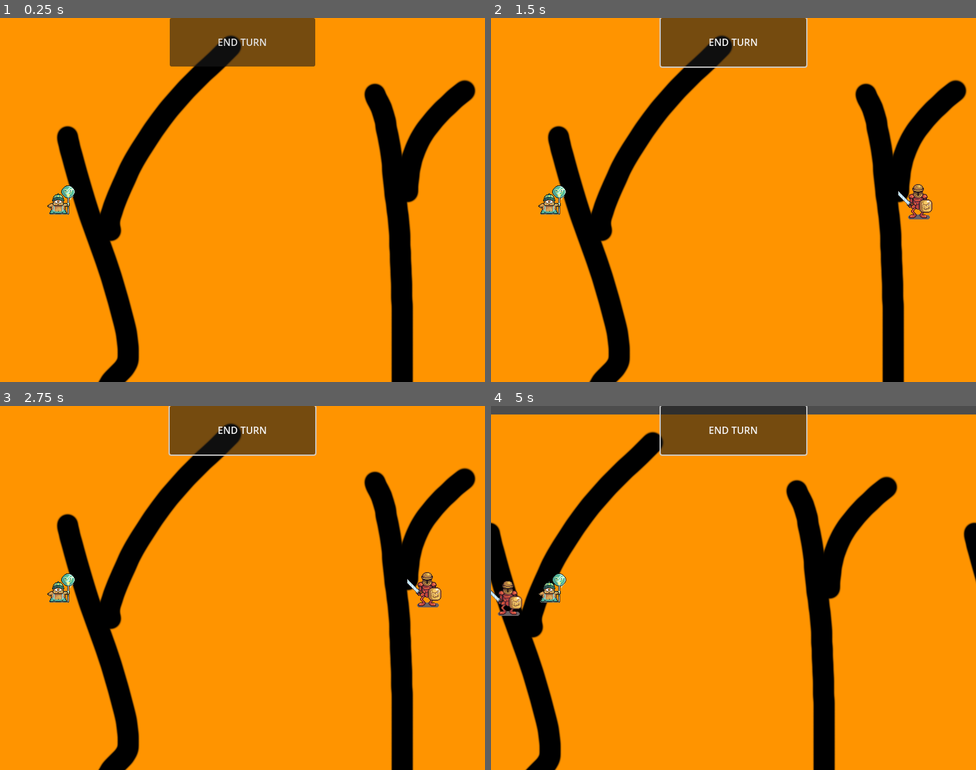
Above: before the commit, frames 1-4 (two rows, left to right).
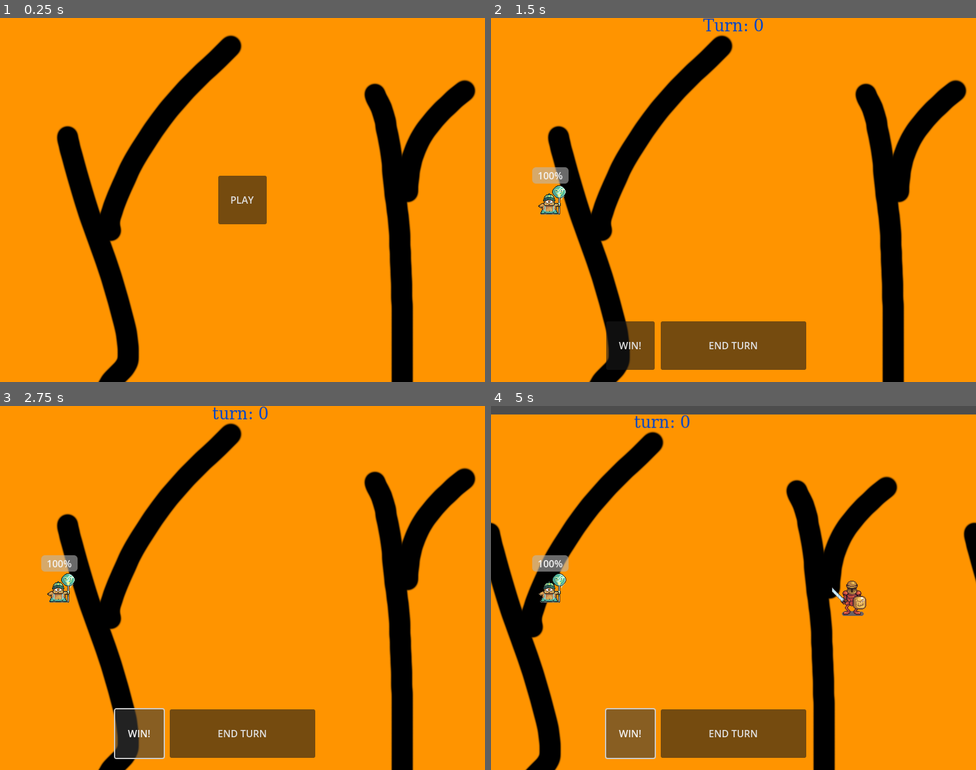
Above: after the commit, the same moments.

Repository: Someonedonthelpme/asomegame
Game: Godot game, scene res://scr.tscn
The game is run twice, just before and just after one commit, with the same random seed, the same clock (stepped at 60 frames per second) and the same inputs.
Inputs (mouse positions are in pixels of both pictures, inside the frame that each line leads up to):
- Up to frame 1 (0.25 s): no input
- Up to frame 2 (1.5 s): click (733, 43) at 0.5 s, where only the run before the commit has a clickable "END TURN"; click (733, 200) at 1.25 s, where only the run after the commit has a clickable "PLAY"
- Up to frame 3 (2.75 s): click (140, 733) at 2 s, where only the run after the commit has a clickable "WIN!"
- Up to frame 4 (5 s): tap Enter at 2.75 s; hold Right (ui_right) 2.78-4.28 s; tap Up (ui_up) at 3.02, 3.77 s; hold Left (ui_left) from 4.28 s (still down)

The runs differ from the first frame. In frame 1, 5.2% of the frame differs, in the area x 9-65%, y 0-57%; in frame 2, 9.3%; in frame 3, 9.9%; in frame 4, 11%, in the area x 0-78%, y 0-97%.

Commit message:
0.0.1 patch
add play button, hp bar, basic turn system, add debug win for skipping game play.

Diff:
--- /dev/null
+++ b/game/enemy.gd
@@ -0,0 +1,4 @@
+extends CharacterBody2D
+
+@export var walkperturn = 1
+@export var damage = 1
--- a/game/enemy.tscn
+++ b/game/enemy.tscn
@@ -1,8 +1,10 @@
-[gd_scene load_steps=2 format=3 uid="uid://bobd8yqqwgsk8"]
+[gd_scene load_steps=3 format=3 uid="uid://bobd8yqqwgsk8"]
 
+[ext_resource type="Script" path="res://enemy.gd" id="1_bbqjr"]
 [ext_resource type="Texture2D" uid="uid://dfs85sjllsr8u" path="res://access/Fantasy Battlers - Free/Original size/09b.png" id="1_sb3ra"]
 
 [node name="enemy" type="CharacterBody2D"]
+script = ExtResource("1_bbqjr")
 
 [node name="Sprite2D" type="Sprite2D" parent="."]
 texture = ExtResource("1_sb3ra")
--- a/game/player.gd
+++ b/game/player.gd
@@ -1,5 +1,19 @@
 extends CharacterBody2D
+
+@onready var _hp = $ProgressBar
 
 func _physics_process(_delta):
 	velocity = Input.get_vector("ui_left", "ui_right", "ui_up", "ui_down") * 150
 	move_and_slide()
+
+@export var max_hp = 5
+
+var hp: float = 5:
+	set(value):
+		hp = value
+		update_progress()
+func update_progress():
+	_hp.value = (hp / max_hp) * 100
+
+func take_damage(value):
+	hp -= value
--- a/game/player.tscn
+++ b/game/player.tscn
@@ -7,6 +7,13 @@
 motion_mode = 1
 script = ExtResource("1_20aan")
 
+[node name="ProgressBar" type="ProgressBar" parent="."]
+offset_left = -32.0
+offset_top = -54.0
+offset_right = 28.0
+offset_bottom = -27.0
+value = 100.0
+
 [node name="Sprite2D" type="Sprite2D" parent="."]
 texture = ExtResource("2_2bnfx")
 
--- /dev/null
+++ b/game/scene.gd
@@ -0,0 +1,11 @@
+extends Node2D
+
+
+# Called when the node enters the scene tree for the first time.
+func _ready():
+	pass # Replace with function body.
+
+
+# Called every frame. 'delta' is the elapsed time since the previous frame.
+func _process(delta):
+	pass
--- /dev/null
+++ b/game/scene.tscn
@@ -0,0 +1,33 @@
+[gd_scene load_steps=4 format=3 uid="uid://cvgewf4qmh6ex"]
+
+[ext_resource type="Texture2D" uid="uid://bxyam0vdgjglf" path="res://access/blank.png" id="1_rdleo"]
+[ext_resource type="Script" path="res://scene.gd" id="1_s2wlb"]
+[ext_resource type="Texture2D" uid="uid://ymok7mbul08f" path="res://access/tree.png" id="2_1lkx8"]
+
+[node name="scene" type="Node2D"]
+script = ExtResource("1_s2wlb")
+
+[node name="ParallaxBackground" type="ParallaxBackground" parent="."]
+
+[node name="bg01" type="ParallaxLayer" parent="ParallaxBackground"]
+texture_filter = 1
+motion_scale = Vector2(0, 1)
+motion_offset = Vector2(400, 0)
+
+[node name="Sprite2D" type="Sprite2D" parent="ParallaxBackground/bg01"]
+texture = ExtResource("1_rdleo")
+
+[node name="tree" type="ParallaxLayer" parent="ParallaxBackground"]
+texture_filter = 1
+motion_mirroring = Vector2(1600, 0)
+
+[node name="Sprite2D" type="Sprite2D" parent="ParallaxBackground/tree"]
+texture = ExtResource("2_1lkx8")
+
+[node name="tree2" type="ParallaxLayer" parent="ParallaxBackground"]
+texture_filter = 1
+position = Vector2(800, 0)
+motion_mirroring = Vector2(1600, 0)
+
+[node name="Sprite2D" type="Sprite2D" parent="ParallaxBackground/tree2"]
+texture = ExtResource("2_1lkx8")
--- a/game/scr.gd
+++ b/game/scr.gd
@@ -1,15 +1,71 @@
 extends Node2D
 @onready var _enemy = $enemy
 @onready var _player = $player
-@export var global_speed = 225
+@onready var _turnbox = $turnbox
+@export var global_speed = 200
+var text = 0
+var nowturn = 1
+var enemy_flag: bool = true
+
+func _ready():
+	_player.hide()
+	_enemy.hide()
+	_turnbox.hide()
+	$CanvasLayer.hide()
+
 func _on_endturn_pressed():
 	var x = _player.get_position()
 	var y = _enemy.get_position()
 
+
 	if y.x-x.x > 600:
 		_enemy.set_position(x + Vector2(600, 0))
+		print(_enemy.get_position())
 	else:
-		call_enemy(global_speed)
-func call_enemy(speed):
-	_enemy.velocity = Vector2(-150, 0) * speed
-	_enemy.move_and_slide()
+		turn(x, nowturn)
+		print(_enemy.get_position())
+	nowturn += 1
+
+func _on_debug_pressed():
+	enemy_flag = false
+	turn(_player.get_position(), 0)
+	enemy_flag = true
+
+
+
+func turn(player, now):
+	if enemy_flag == false:
+		walking(player)
+	elif now <= 4:
+		_enemy.set_position(player + Vector2(600-now*140, 0))
+	else:
+		_enemy.set_position(player + Vector2(600, 0))
+		_player.take_damage(1)
+		nowturn = 0
+	updateturnbox()
+
+func updateturnbox():
+	if enemy_flag == true:
+		text += 1
+	else:
+		text = 0
+	_turnbox.text = "turn: %d" % [text]
+
+func walking(player):
+	_enemy.set_position(player + Vector2(600, 1200))
+	await get_tree().create_timer(2).timeout
+	_enemy.set_position(player + Vector2(600, 0))
+#func _physics_process(delta):
+#	_enemy.velocity = (_player.position-_enemy.position).normalized() * 150
+#	_enemy.move_and_slide()
+
+
+
+func _on_play_pressed():
+	_player.show()
+	_enemy.show()
+	_turnbox.show()
+	$CanvasLayer.show()
+	$play.hide()
+	await get_tree().create_timer(1.5).timeout
+	_enemy.set_position(_player.get_position() + Vector2(600, 0))
--- a/game/scr.tscn
+++ b/game/scr.tscn
@@ -1,38 +1,226 @@
-[gd_scene load_steps=6 format=3 uid="uid://02vr7c63b3rv"]
+[gd_scene load_steps=7 format=3 uid="uid://02vr7c63b3rv"]
 
 [ext_resource type="Script" path="res://scr.gd" id="1_k5tts"]
-[ext_resource type="Texture2D" uid="uid://ymok7mbul08f" path="res://access/tree.png" id="3_ga271"]
+[ext_resource type="PackedScene" uid="uid://cvgewf4qmh6ex" path="res://scene.tscn" id="2_xchac"]
 [ext_resource type="PackedScene" uid="uid://di73bxq185bmw" path="res://player.tscn" id="3_uu3bo"]
-[ext_resource type="Texture2D" uid="uid://bxyam0vdgjglf" path="res://access/blank.png" id="4_4umgc"]
 [ext_resource type="PackedScene" uid="uid://bobd8yqqwgsk8" path="res://enemy.tscn" id="5_a0tkp"]
+
+[sub_resource type="FontFile" id="FontFile_j6v3s"]
+cache/0/16/0/ascent = 0.0
+cache/0/16/0/descent = 0.0
+cache/0/16/0/underline_position = 0.0
+cache/0/16/0/underline_thickness = 0.0
+cache/0/16/0/scale = 1.0
+cache/0/16/0/kerning_overrides/16/0 = Vector2(0, 0)
+cache/0/16/0/kerning_overrides/17/0 = Vector2(0, 0)
+cache/0/16/0/kerning_overrides/18/0 = Vector2(0, 0)
+cache/0/16/0/kerning_overrides/19/0 = Vector2(0, 0)
+cache/0/16/0/kerning_overrides/20/0 = Vector2(0, 0)
+cache/0/16/0/kerning_overrides/21/0 = Vector2(0, 0)
+cache/0/16/0/kerning_overrides/22/0 = Vector2(0, 0)
+cache/0/16/0/kerning_overrides/23/0 = Vector2(0, 0)
+cache/0/16/0/kerning_overrides/24/0 = Vector2(0, 0)
+cache/0/16/0/kerning_overrides/25/0 = Vector2(0, 0)
+cache/0/16/0/kerning_overrides/26/0 = Vector2(0, 0)
+cache/0/16/0/kerning_overrides/27/0 = Vector2(0, 0)
+cache/0/17/0/ascent = 0.0
+cache/0/17/0/descent = 0.0
+cache/0/17/0/underline_position = 0.0
+cache/0/17/0/underline_thickness = 0.0
+cache/0/17/0/scale = 1.0
+cache/0/17/0/kerning_overrides/16/0 = Vector2(0, 0)
+cache/0/17/0/kerning_overrides/17/0 = Vector2(0, 0)
+cache/0/17/0/kerning_overrides/18/0 = Vector2(0, 0)
+cache/0/17/0/kerning_overrides/19/0 = Vector2(0, 0)
+cache/0/17/0/kerning_overrides/20/0 = Vector2(0, 0)
+cache/0/17/0/kerning_overrides/21/0 = Vector2(0, 0)
+cache/0/17/0/kerning_overrides/22/0 = Vector2(0, 0)
+cache/0/17/0/kerning_overrides/23/0 = Vector2(0, 0)
+cache/0/17/0/kerning_overrides/24/0 = Vector2(0, 0)
+cache/0/17/0/kerning_overrides/25/0 = Vector2(0, 0)
+cache/0/17/0/kerning_overrides/26/0 = Vector2(0, 0)
+cache/0/17/0/kerning_overrides/27/0 = Vector2(0, 0)
+cache/0/18/0/ascent = 0.0
+cache/0/18/0/descent = 0.0
+cache/0/18/0/underline_position = 0.0
+cache/0/18/0/underline_thickness = 0.0
+cache/0/18/0/scale = 1.0
+cache/0/18/0/kerning_overrides/16/0 = Vector2(0, 0)
+cache/0/18/0/kerning_overrides/17/0 = Vector2(0, 0)
+cache/0/18/0/kerning_overrides/18/0 = Vector2(0, 0)
+cache/0/18/0/kerning_overrides/19/0 = Vector2(0, 0)
+cache/0/18/0/kerning_overrides/20/0 = Vector2(0, 0)
+cache/0/18/0/kerning_overrides/21/0 = Vector2(0, 0)
+cache/0/18/0/kerning_overrides/22/0 = Vector2(0, 0)
+cache/0/18/0/kerning_overrides/23/0 = Vector2(0, 0)
+cache/0/18/0/kerning_overrides/24/0 = Vector2(0, 0)
+cache/0/18/0/kerning_overrides/25/0 = Vector2(0, 0)
+cache/0/18/0/kerning_overrides/26/0 = Vector2(0, 0)
+cache/0/18/0/kerning_overrides/27/0 = Vector2(0, 0)
+cache/0/19/0/ascent = 0.0
+cache/0/19/0/descent = 0.0
+cache/0/19/0/underline_position = 0.0
+cache/0/19/0/underline_thickness = 0.0
+cache/0/19/0/scale = 1.0
+cache/0/19/0/kerning_overrides/16/0 = Vector2(0, 0)
+cache/0/19/0/kerning_overrides/17/0 = Vector2(0, 0)
+cache/0/19/0/kerning_overrides/18/0 = Vector2(0, 0)
+cache/0/19/0/kerning_overrides/19/0 = Vector2(0, 0)
+cache/0/19/0/kerning_overrides/20/0 = Vector2(0, 0)
+cache/0/19/0/kerning_overrides/21/0 = Vector2(0, 0)
+cache/0/19/0/kerning_overrides/22/0 = Vector2(0, 0)
+cache/0/19/0/kerning_overrides/23/0 = Vector2(0, 0)
+cache/0/19/0/kerning_overrides/24/0 = Vector2(0, 0)
+cache/0/19/0/kerning_overrides/25/0 = Vector2(0, 0)
+cache/0/19/0/kerning_overrides/26/0 = Vector2(0, 0)
+cache/0/19/0/kerning_overrides/27/0 = Vector2(0, 0)
+cache/0/20/0/ascent = 0.0
+cache/0/20/0/descent = 0.0
+cache/0/20/0/underline_position = 0.0
+cache/0/20/0/underline_thickness = 0.0
+cache/0/20/0/scale = 1.0
+cache/0/20/0/kerning_overrides/16/0 = Vector2(0, 0)
+cache/0/20/0/kerning_overrides/17/0 = Vector2(0, 0)
+cache/0/20/0/kerning_overrides/18/0 = Vector2(0, 0)
+cache/0/20/0/kerning_overrides/19/0 = Vector2(0, 0)
+cache/0/20/0/kerning_overrides/20/0 = Vector2(0, 0)
+cache/0/20/0/kerning_overrides/21/0 = Vector2(0, 0)
+cache/0/20/0/kerning_overrides/22/0 = Vector2(0, 0)
+cache/0/20/0/kerning_overrides/23/0 = Vector2(0, 0)
+cache/0/20/0/kerning_overrides/24/0 = Vector2(0, 0)
+cache/0/20/0/kerning_overrides/25/0 = Vector2(0, 0)
+cache/0/20/0/kerning_overrides/26/0 = Vector2(0, 0)
+cache/0/20/0/kerning_overrides/27/0 = Vector2(0, 0)
+cache/0/21/0/ascent = 0.0
+cache/0/21/0/descent = 0.0
+cache/0/21/0/underline_position = 0.0
+cache/0/21/0/underline_thickness = 0.0
+cache/0/21/0/scale = 1.0
+cache/0/21/0/kerning_overrides/16/0 = Vector2(0, 0)
+cache/0/21/0/kerning_overrides/17/0 = Vector2(0, 0)
+cache/0/21/0/kerning_overrides/18/0 = Vector2(0, 0)
+cache/0/21/0/kerning_overrides/19/0 = Vector2(0, 0)
+cache/0/21/0/kerning_overrides/20/0 = Vector2(0, 0)
+cache/0/21/0/kerning_overrides/21/0 = Vector2(0, 0)
+cache/0/21/0/kerning_overrides/22/0 = Vector2(0, 0)
+cache/0/21/0/kerning_overrides/23/0 = Vector2(0, 0)
+cache/0/21/0/kerning_overrides/24/0 = Vector2(0, 0)
+cache/0/21/0/kerning_overrides/25/0 = Vector2(0, 0)
+cache/0/21/0/kerning_overrides/26/0 = Vector2(0, 0)
+cache/0/21/0/kerning_overrides/27/0 = Vector2(0, 0)
+cache/0/22/0/ascent = 0.0
+cache/0/22/0/descent = 0.0
+cache/0/22/0/underline_position = 0.0
+cache/0/22/0/underline_thickness = 0.0
+cache/0/22/0/scale = 1.0
+cache/0/22/0/kerning_overrides/16/0 = Vector2(0, 0)
+cache/0/22/0/kerning_overrides/17/0 = Vector2(0, 0)
+cache/0/22/0/kerning_overrides/18/0 = Vector2(0, 0)
+cache/0/22/0/kerning_overrides/19/0 = Vector2(0, 0)
+cache/0/22/0/kerning_overrides/20/0 = Vector2(0, 0)
+cache/0/22/0/kerning_overrides/21/0 = Vector2(0, 0)
+cache/0/22/0/kerning_overrides/22/0 = Vector2(0, 0)
+cache/0/22/0/kerning_overrides/23/0 = Vector2(0, 0)
+cache/0/22/0/kerning_overrides/24/0 = Vector2(0, 0)
+cache/0/22/0/kerning_overrides/25/0 = Vector2(0, 0)
+cache/0/22/0/kerning_overrides/26/0 = Vector2(0, 0)
+cache/0/22/0/kerning_overrides/27/0 = Vector2(0, 0)
+cache/0/23/0/ascent = 0.0
+cache/0/23/0/descent = 0.0
+cache/0/23/0/underline_position = 0.0
+cache/0/23/0/underline_thickness = 0.0
+cache/0/23/0/scale = 1.0
+cache/0/23/0/kerning_overrides/16/0 = Vector2(0, 0)
+cache/0/23/0/kerning_overrides/17/0 = Vector2(0, 0)
+cache/0/23/0/kerning_overrides/18/0 = Vector2(0, 0)
+cache/0/23/0/kerning_overrides/19/0 = Vector2(0, 0)
+cache/0/23/0/kerning_overrides/20/0 = Vector2(0, 0)
+cache/0/23/0/kerning_overrides/21/0 = Vector2(0, 0)
+cache/0/23/0/kerning_overrides/22/0 = Vector2(0, 0)
+cache/0/23/0/kerning_overrides/23/0 = Vector2(0, 0)
+cache/0/23/0/kerning_overrides/24/0 = Vector2(0, 0)
+cache/0/23/0/kerning_overrides/25/0 = Vector2(0, 0)
+cache/0/23/0/kerning_overrides/26/0 = Vector2(0, 0)
+cache/0/23/0/kerning_overrides/27/0 = Vector2(0, 0)
+cache/0/24/0/ascent = 0.0
+cache/0/24/0/descent = 0.0
+cache/0/24/0/underline_position = 0.0
+cache/0/24/0/underline_thickness = 0.0
+cache/0/24/0/scale = 1.0
+cache/0/24/0/kerning_overrides/16/0 = Vector2(0, 0)
+cache/0/24/0/kerning_overrides/17/0 = Vector2(0, 0)
+cache/0/24/0/kerning_overrides/18/0 = Vector2(0, 0)
+cache/0/24/0/kerning_overrides/19/0 = Vector2(0, 0)
+cache/0/24/0/kerning_overrides/20/0 = Vector2(0, 0)
+cache/0/24/0/kerning_overrides/21/0 = Vector2(0, 0)
+cache/0/24/0/kerning_overrides/22/0 = Vector2(0, 0)
+cache/0/24/0/kerning_overrides/23/0 = Vector2(0, 0)
+cache/0/24/0/kerning_overrides/24/0 = Vector2(0, 0)
+cache/0/24/0/kerning_overrides/25/0 = Vector2(0, 0)
+cache/0/24/0/kerning_overrides/26/0 = Vector2(0, 0)
+cache/0/24/0/kerning_overrides/27/0 = Vector2(0, 0)
+cache/0/25/0/ascent = 0.0
+cache/0/25/0/descent = 0.0
+cache/0/25/0/underline_position = 0.0
+cache/0/25/0/underline_thickness = 0.0
+cache/0/25/0/scale = 1.0
+cache/0/25/0/kerning_overrides/16/0 = Vector2(0, 0)
+cache/0/25/0/kerning_overrides/17/0 = Vector2(0, 0)
+cache/0/25/0/kerning_overrides/18/0 = Vector2(0, 0)
+cache/0/25/0/kerning_overrides/19/0 = Vector2(0, 0)
+cache/0/25/0/kerning_overrides/20/0 = Vector2(0, 0)
+cache/0/25/0/kerning_overrides/21/0 = Vector2(0, 0)
+cache/0/25/0/kerning_overrides/22/0 = Vector2(0, 0)
+cache/0/25/0/kerning_overrides/23/0 = Vector2(0, 0)
+cache/0/25/0/kerning_overrides/24/0 = Vector2(0, 0)
+cache/0/25/0/kerning_overrides/25/0 = Vector2(0, 0)
+cache/0/25/0/kerning_overrides/26/0 = Vector2(0, 0)
+cache/0/25/0/kerning_overrides/27/0 = Vector2(0, 0)
+cache/0/26/0/ascent = 0.0
+cache/0/26/0/descent = 0.0
+cache/0/26/0/underline_position = 0.0
+cache/0/26/0/underline_thickness = 0.0
+cache/0/26/0/scale = 1.0
+cache/0/26/0/kerning_overrides/16/0 = Vector2(0, 0)
+cache/0/26/0/kerning_overrides/17/0 = Vector2(0, 0)
+cache/0/26/0/kerning_overrides/18/0 = Vector2(0, 0)
+cache/0/26/0/kerning_overrides/19/0 = Vector2(0, 0)
+cache/0/26/0/kerning_overrides/20/0 = Vector2(0, 0)
+cache/0/26/0/kerning_overrides/21/0 = Vector2(0, 0)
+cache/0/26/0/kerning_overrides/22/0 = Vector2(0, 0)
+cache/0/26/0/kerning_overrides/23/0 = Vector2(0, 0)
+cache/0/26/0/kerning_overrides/24/0 = Vector2(0, 0)
+cache/0/26/0/kerning_overrides/25/0 = Vector2(0, 0)
+cache/0/26/0/kerning_overrides/26/0 = Vector2(0, 0)
+cache/0/26/0/kerning_overrides/27/0 = Vector2(0, 0)
+cache/0/27/0/ascent = 0.0
+cache/0/27/0/descent = 0.0
+cache/0/27/0/underline_position = 0.0
+cache/0/27/0/underline_thickness = 0.0
+cache/0/27/0/scale = 1.0
+cache/0/27/0/kerning_overrides/16/0 = Vector2(0, 0)
+cache/0/27/0/kerning_overrides/17/0 = Vector2(0, 0)
+cache/0/27/0/kerning_overrides/18/0 = Vector2(0, 0)
+cache/0/27/0/kerning_overrides/19/0 = Vector2(0, 0)
+cache/0/27/0/kerning_overrides/20/0 = Vector2(0, 0)
+cache/0/27/0/kerning_overrides/21/0 = Vector2(0, 0)
+cache/0/27/0/kerning_overrides/22/0 = Vector2(0, 0)
+cache/0/27/0/kerning_overrides/23/0 = Vector2(0, 0)
+cache/0/27/0/kerning_overrides/24/0 = Vector2(0, 0)
+cache/0/27/0/kerning_overrides/25/0 = Vector2(0, 0)
+cache/0/27/0/kerning_overrides/26/0 = Vector2(0, 0)
+cache/0/27/0/kerning_overrides/27/0 = Vector2(0, 0)
+
+[sub_resource type="LabelSettings" id="LabelSettings_e6ylv"]
+line_spacing = 28.0
+font = SubResource("FontFile_j6v3s")
+font_size = 27
+font_color = Color(0, 0.266667, 0.8, 1)
 
 [node name="main" type="Node2D"]
 script = ExtResource("1_k5tts")
 
-[node name="ParallaxBackground" type="ParallaxBackground" parent="."]
-
-[node name="bg01" type="ParallaxLayer" parent="ParallaxBackground"]
-texture_filter = 1
-motion_scale = Vector2(0, 1)
-motion_offset = Vector2(400, 0)
-
-[node name="Sprite2D" type="Sprite2D" parent="ParallaxBackground/bg01"]
-texture = ExtResource("4_4umgc")
-
-[node name="tree" type="ParallaxLayer" parent="ParallaxBackground"]
-texture_filter = 1
-motion_mirroring = Vector2(1600, 0)
-
-[node name="Sprite2D" type="Sprite2D" parent="ParallaxBackground/tree"]
-texture = ExtResource("3_ga271")
-
-[node name="tree2" type="ParallaxLayer" parent="ParallaxBackground"]
-texture_filter = 1
-position = Vector2(800, 0)
-motion_mirroring = Vector2(1600, 0)
-
-[node name="Sprite2D" type="Sprite2D" parent="ParallaxBackground/tree2"]
-texture = ExtResource("3_ga271")
+[node name="scene" parent="." instance=ExtResource("2_xchac")]
 
 [node name="player" parent="." instance=ExtResource("3_uu3bo")]
 
@@ -41,12 +229,42 @@
 [node name="Endturn" type="Button" parent="CanvasLayer"]
 texture_filter = 1
 offset_left = 280.0
+offset_top = 500.0
 offset_right = 520.0
-offset_bottom = 80.0
+offset_bottom = 580.0
 text = "END TURN"
+
+[node name="debug" type="Button" parent="CanvasLayer"]
+offset_left = 190.0
+offset_top = 500.0
+offset_right = 270.0
+offset_bottom = 580.0
+text = "WIN!"
 
 [node name="enemy" parent="." instance=ExtResource("5_a0tkp")]
 position = Vector2(800, 0)
 motion_mode = 1
 
+[node name="turnbox" type="Label" parent="."]
+offset_left = 250.0
+offset_top = -300.0
+offset_right = 331.0
+offset_bottom = -235.0
+text = "Turn: 0
+"
+label_settings = SubResource("LabelSettings_e6ylv")
+
+[node name="play" type="Button" parent="."]
+anchors_preset = 4
+anchor_top = 0.5
+anchor_bottom = 0.5
+offset_left = 260.0
+offset_top = -40.0
+offset_right = 340.0
+offset_bottom = 40.0
+grow_vertical = 2
+text = "PLAY"
+
 [connection signal="pressed" from="CanvasLayer/Endturn" to="." method="_on_endturn_pressed"]
+[connection signal="pressed" from="CanvasLayer/debug" to="." method="_on_debug_pressed"]
+[connection signal="pressed" from="play" to="." method="_on_play_pressed"]
